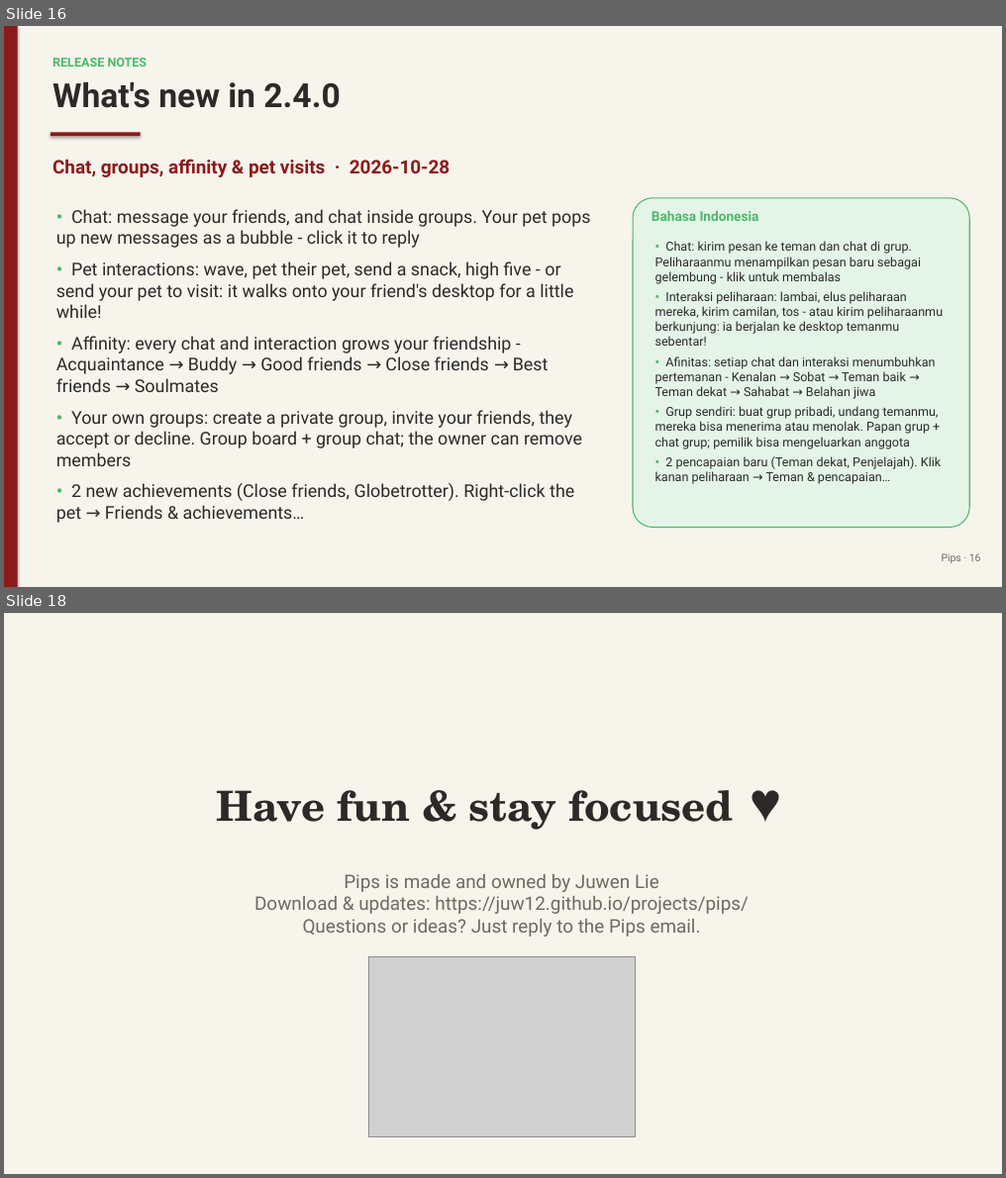
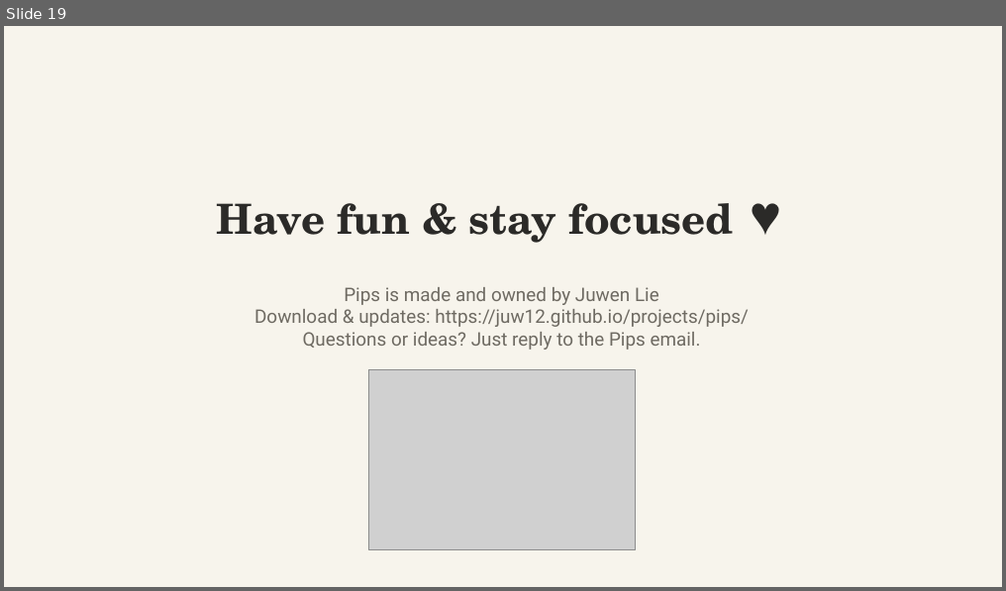
Before and after one commit to juw12/projects, a slide deck: apps/pips/web/download/Pips-Guide.pptx. Shown one above the other, each under a label of ours: slides 16 and 18 before the commit, slide 19 after it; the slides between them are not shown. The pictures are 1006x1178 and 1006x591 pixels, drawn with LibreOffice and Linux fonts; fonts in the diff are those of the drawing; grey boxes stand for pictures. Boxes give left, top, right and bottom in pixels: in the first picture for what was removed or moved away, otherwise in the second. Text is boxed around its words. In the diff, an @@ line names an element or a change of style, - is before the commit and + after.

Commit message:
pips 2.5.0: Shop, coins, props & moves

```diff
--- a/apps/pips/web/download/Pips-Guide.pptx
+++ b/apps/pips/web/download/Pips-Guide.pptx
@@ slide 16 removed at bbox=[4, 26, 1002, 587], background #F7F4EC @@
@@ rectangle removed at bbox=[4, 26, 18, 587] @@
@@ text removed at bbox=[53, 58, 148, 67] @@
-RELEASE NOTES
@@ text removed at bbox=[53, 81, 340, 108] @@
-What's new in 2.4.0
@@ rectangle removed at bbox=[51, 132, 141, 136] @@
@@ text removed at bbox=[53, 159, 450, 177] @@
-Chat, groups, affinity & pet visits · 2026-10-28
@@ rounded rectangle removed at bbox=[633, 198, 969, 528] @@
@@ text removed at bbox=[56, 209, 590, 523] @@
-• Chat: message your friends, and chat inside groups. Your pet pops up new messages as a bubble - click it to reply
-• Pet interactions: wave, pet their pet, send a snack, high five - or send your pet to visit: it walks onto your friend's desktop for a little while!
-• Affinity: every chat and interaction grows your friendship - Acquaintance → Buddy → Good friends → Close friends → Best friends → Soulmates
-• Your own groups: create a private group, invite your friends, they accept or decline. Group board + group chat; the owner can remove members
-• 2 new achievements (Close friends, Globetrotter). Right-click the pet → Friends & achievements…
@@ text removed at bbox=[651, 211, 759, 221] @@
-Bahasa Indonesia
@@ text removed at bbox=[655, 241, 943, 484] @@
-• Chat: kirim pesan ke teman dan chat di grup. Peliharaanmu menampilkan pesan baru sebagai gelembung - klik untuk membalas
-• Interaksi peliharaan: lambai, elus peliharaan mereka, kirim camilan, tos - atau kirim peliharaanmu berkunjung: ia berjalan ke desktop temanmu sebentar!
-• Afinitas: setiap chat dan interaksi menumbuhkan pertemanan - Kenalan → Sobat → Teman baik → Teman dekat → Sahabat → Belahan jiwa
-• Grup sendiri: buat grup pribadi, undang temanmu, mereka bisa menerima atau menolak. Papan grup + chat grup; pemilik bisa mengeluarkan anggota
-• 2 pencapaian baru (Teman dekat, Penjelajah). Klik kanan peliharaan → Teman & pencapaian…
@@ text removed at bbox=[942, 554, 981, 564] @@
-Pips · 16
@@ what was slide 18 is now slide 19 @@
```
Also in this commit, not shown: 11 slides changed, 2 slides added, 11 other files.
